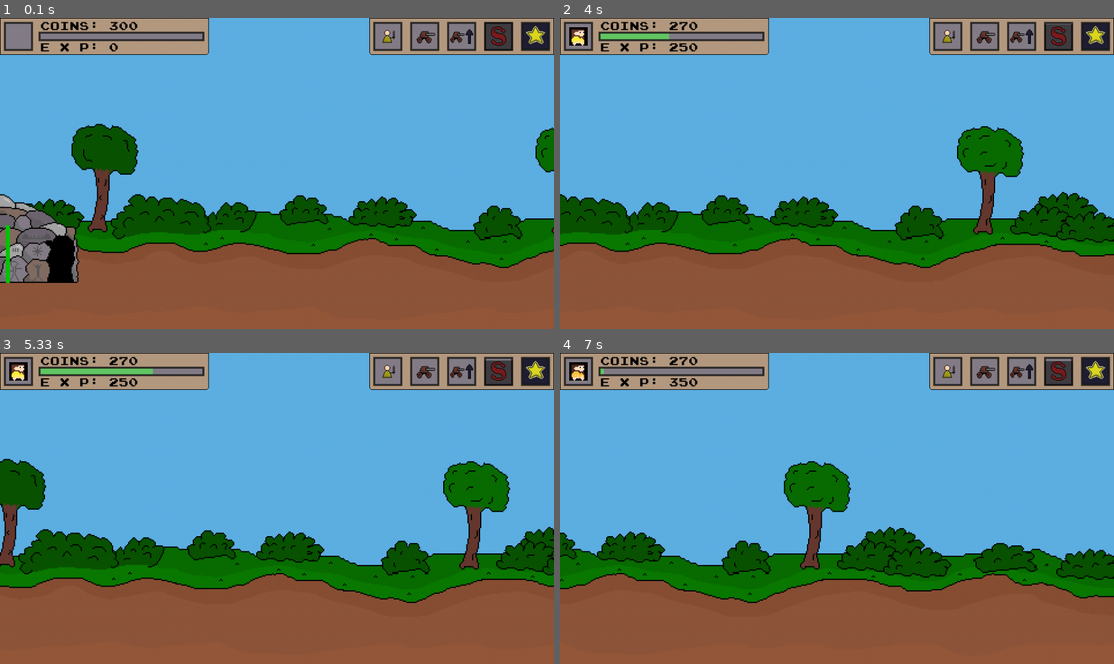
Above: before the commit, frames 1-4 (two rows, left to right).
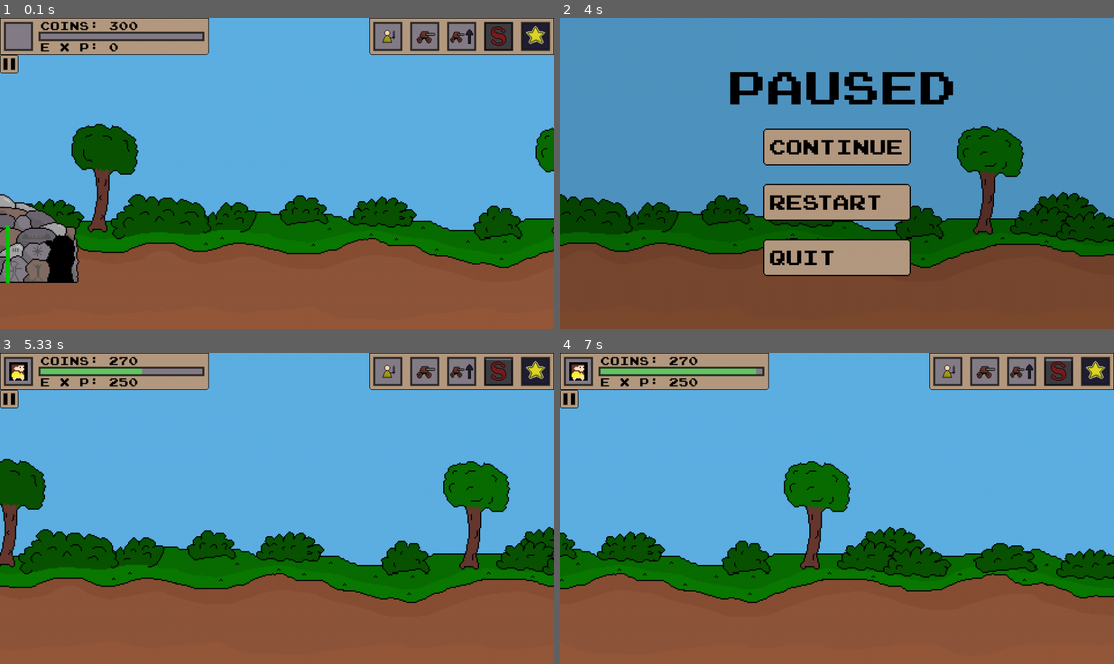
Above: after the commit, the same moments.

Repository: de-dust-enjoyer/age_of_pixel_pygame
Game: pygame game, started from main.py
Two runs of this game, one before a commit and one after it. Both use one fixed random seed, a clock stepped at 60 frames per second and the inputs below.
Inputs (mouse positions are in pixels of both pictures, inside the frame that each line leads up to):
- Up to frame 1 (0.1 s): no input
- Up to frame 2 (4 s): press the mouse at (986, 36) at 0.37 s; move the mouse to (975, 101) at 0.47 s; release the mouse at (964, 167) at 0.6 s; click (947, 36) at 0.72 s; hold Right 1-1.47 s; press the mouse at (604, 210) at 1.53 s; move the mouse to (709, 164) at 1.63 s; release the mouse at (820, 120) at 1.77 s; press the mouse at (947, 73) at 1.87 s; move the mouse to (803, 154) at 1.97 s; release the mouse at (654, 235) at 2.1 s; hold Right 2.17-2.63 s; press the mouse at (986, 73) at 2.7 s; move the mouse to (1008, 151) at 2.8 s; release the mouse at (1030, 232) at 2.93 s; hold Left 3-3.53 s; press the mouse at (1097, 36) at 3.6 s; move the mouse to (903, 92) at 3.7 s; release the mouse at (715, 148) at 3.83 s; press the mouse at (571, 64) at 3.93 s
- Up to frame 3 (5.33 s): move the mouse to (105, 430) at 4.03 s; release the mouse at (204, 458) at 4.17 s; press the mouse at (277, 483) at 4.27 s; move the mouse to (371, 492) at 4.37 s; release the mouse at (470, 505) at 4.5 s; hold Left 4.57-4.97 s; press the mouse at (509, 545) at 5.03 s; move the mouse to (299, 480) at 5.13 s; release the mouse at (83, 415) at 5.27 s
- Up to frame 4 (7 s): hold Right 5.33-5.97 s; hold Left 6-6.47 s; hold Right 6.5-6.97 s

The runs differ from the first frame. In frame 1, 0.2% of the frame differs, in the area x 0-4%, y 11-18%; in frame 2, 68%, in the area x 0-100%, y 0-100%; in frame 3, 0.2%; in frame 4, 0.8%.

Commit message:
addet pause button

Diff:
--- a/main.py
+++ b/main.py
@@ -210,6 +210,8 @@
 		self.turret_2_button_rect = pygame.Rect(776, 72, 48, 48)
 		self.turret_3_button_rect = pygame.Rect(840, 72, 48, 48)
 		self.turret_sell_button_rect = pygame.Rect(904, 72, 48, 48)
+
+		self.pause_button_rect = pygame.Rect(0, 64, 32, 32)
 
 
 		self.pause_button_continue_rect = pygame.Rect(352, 192, 256, 64)
@@ -296,6 +298,9 @@
 		self.ui_turrets = pygame.image.load("assets/ui/aow_ui_turrets.png").convert_alpha()
 
 		self.ui_pause_menu = pygame.image.load("assets/ui/aow_ui_pause_menu.png").convert_alpha()
+
+		self.ui_pause_button = pygame.image.load("assets/ui/aow_ui_pause_button.png").convert_alpha()
+
 		#   load special attack spritesheets
 		#	tier 1
 		self.tier1_special_sheet_img = pygame.image.load("assets/special_attack/tier1/aow_special_meteor.png").convert_alpha()
@@ -621,8 +626,8 @@
 
 			elif self.pause_button_restart_rect.collidepoint(self.mouse_pos) and pygame.mouse.get_pressed()[0]:
 				self.clicked = True
-				self.reset_everything()
-				self.aow_theme_music.play(loops= 20)
+				self.reset_everything(False)
+
 
 			elif self.pause_button_quit_rect.collidepoint(self.mouse_pos) and pygame.mouse.get_pressed()[0]:
 				pygame.quit()
@@ -682,14 +687,18 @@
 
 
 
-	def reset_everything(self):
+	def reset_everything(self, menu:bool= True):
 		pygame.mixer.stop()
 		self.dev_mode = False
 		self.running = True
 		self.paused = False
 		self.game_won = False
 		self.game_over = False
-		self.main_menu = False # needs to be True
+		if menu:
+			self.main_menu = True
+		else:
+			self.main_menu = False
+			self.aow_theme_music.play(loops= 20)
 		self.frames_passed = 0
 		self.seconds_passed = 0
 		self.minutes_passed = 0
@@ -972,6 +981,9 @@
 				self.turret_menu_open = False
 				self.age_advancment()
 				self.clicked = True
+			if self.pause_button_rect.collidepoint(self.mouse_pos) and pygame.mouse.get_pressed()[0] == 1:
+				self.paused = True
+
 			if pygame.mouse.get_pressed()[0] == 0:
 				self.clicked = False
 
@@ -1536,6 +1548,7 @@
 
 	def draw_ui(self):
 		self.screen.blit(self.ui_main, (0, 0))
+		self.screen.blit(self.ui_pause_button, self.pause_button_rect)
 		if self.unit_menu_open:
 			self.turret_menu_open = False
 			self.screen.blit(self.ui_units, (0, 0))
